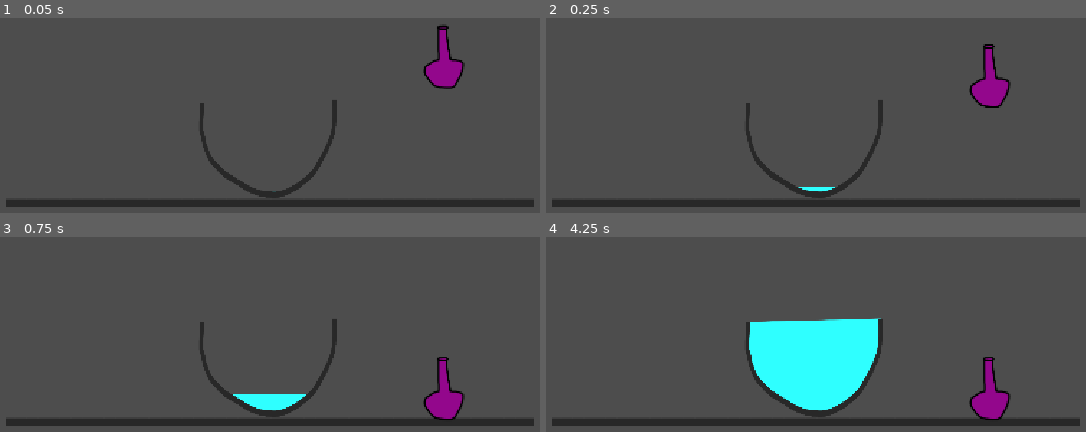
Above: before the commit, frames 1-4 (two rows, left to right).
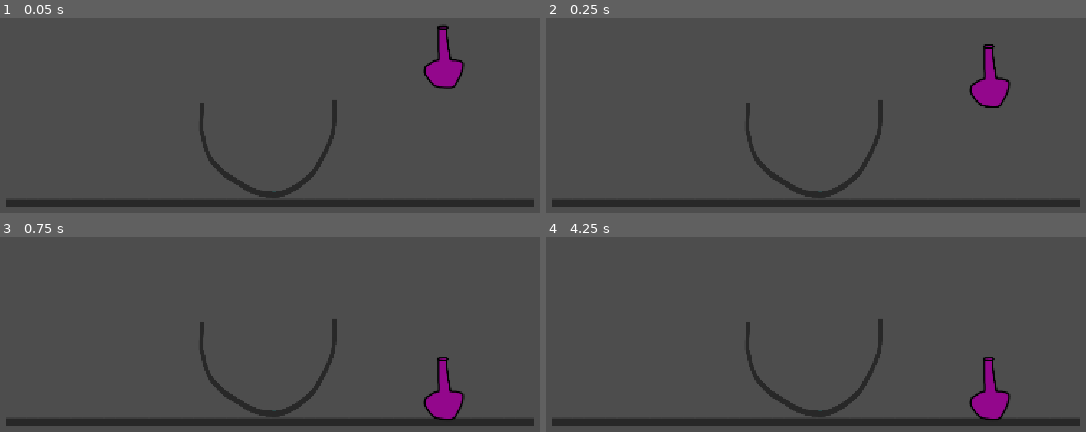
Above: after the commit, the same moments.

Repository: sanicatthedisco/brewing
Game: Godot game, scene res://main.tscn
Two runs of this game, one before a commit and one after it. Both use one fixed random seed, a clock stepped at 60 frames per second and the inputs below.
Inputs (mouse positions are in pixels of both pictures, inside the frame that each line leads up to):
- Up to frame 1 (0.05 s): no input
- Up to frame 2 (0.25 s): no input
- Up to frame 3 (0.75 s): move the mouse to (453, 244) at 0.52 s; click (453, 244) at 0.67 s
- Up to frame 4 (4.25 s): drag from (664, 289) to (988, 389) at 1.27 s; move the mouse to (outside the picture) at 2.02 s; click (outside the picture) at 2.17 s; drag from (783, 357) to (outside the picture) at 2.77 s; move the mouse to (1064, 334) at 3.52 s; click (1064, 334) at 3.67 s

Frame 1 is identical in both runs. In frame 2, 0.1% of the frame differs, in the area x 46-54%, y 86-89%; in frame 3, 0.8%; in frame 4, 9.0%, in the area x 37-63%, y 41-89%.

Commit message:
Pouring finished

Diff:
--- a/Objects/Bowl/Bowl.tscn
+++ b/Objects/Bowl/Bowl.tscn
@@ -5,7 +5,7 @@
 [ext_resource type="Texture2D" uid="uid://5ogxecds3hft" path="res://Assets/Sprites/bowl.png" id="3_a75se"]
 
 [sub_resource type="RectangleShape2D" id="RectangleShape2D_ueyfw"]
-size = Vector2(386, 330)
+size = Vector2(226, 436)
 
 [sub_resource type="RectangleShape2D" id="RectangleShape2D_54r1u"]
 size = Vector2(392, 276)
@@ -22,7 +22,8 @@
 offset_left = -190.0
 offset_top = 128.0
 offset_right = 194.0
-offset_bottom = 484.0
+offset_bottom = 390.0
+mouse_filter = 2
 color = Color(0.18431373, 1, 1, 1)
 
 [node name="Exterior" type="Sprite2D" parent="." unique_id=1980966930]
@@ -31,7 +32,7 @@
 [node name="PourZone" type="Area2D" parent="." unique_id=65261691]
 
 [node name="CollisionShape2D" type="CollisionShape2D" parent="PourZone" unique_id=210727465]
-position = Vector2(3, -301)
+position = Vector2(1, -248)
 shape = SubResource("RectangleShape2D_ueyfw")
 
 [node name="PhysicsCollider" type="CollisionShape2D" parent="." unique_id=1929476826]
--- a/Objects/Bowl/bowl.gd
+++ b/Objects/Bowl/bowl.gd
@@ -1,18 +1,51 @@
-extends Node2D
+class_name Bowl
+extends StaticBody2D
 
 @export var capacity := 100.0
-@export var fill := 0.0:
-	set(value):
-		fill = clampf(value, 0.0, capacity)
-		_update_liquid()
+@export var fill := 0.0
 
+@onready var mask: Sprite2D = $Mask
 @onready var liquid: ColorRect = $Mask/Liquid
 @onready var full_y := liquid.position.y
+
+var floor_rows = PackedInt32Array()
+
+func _ready():
+	_build_floor_map()
 
 func _update_liquid():
 	if not is_node_ready():
 		return
 	liquid.position.y = full_y - liquid.size.y * (fill / capacity)
 
-func _process(delta):
-	fill += 0.3
+func add_liquid(amount):
+	fill += amount
+	fill = clamp(fill, 0, capacity)
+	_update_liquid()
+
+# Deal with pouring animation
+func _build_floor_map():
+	var img := mask.texture.get_image()
+	floor_rows.resize(img.get_width())
+	for x in img.get_width():
+		floor_rows[x] = -1                       # -1 means "no interior in this column"
+		for y in range(img.get_height() - 1, -1, -1):   # scan bottom to top
+			if img.get_pixel(x, y).a > 0.5:
+				floor_rows[x] = y
+				break
+
+func get_liquid_surface_y():
+	return liquid.global_position.y
+
+func get_landing_y(world_x: float) -> float:
+	# world x -> pixel column in the texture
+	var local_x := mask.to_local(Vector2(world_x, 0.0)).x
+	var col := int(local_x + mask.texture.get_width() * 0.5)
+	if col < 0 or col >= floor_rows.size() or floor_rows[col] < 0:
+		return get_liquid_surface_y()
+
+	# pixel row -> world y
+	var floor_local_y = floor_rows[col] - mask.texture.get_height() * 0.5
+	var floor_world_y := mask.to_global(Vector2(0.0, floor_local_y)).y
+
+	return minf(get_liquid_surface_y(), floor_world_y)
--- a/Objects/Ingredients/Draggable/draggable.gd
+++ b/Objects/Ingredients/Draggable/draggable.gd
@@ -27,7 +27,6 @@
 				_end_dragging()
 
 func _begin_dragging():
-	print("begin dragging")
 	# Must freeze rigidbody physics
 	dragging = true
 	freeze = true
--- a/Objects/Ingredients/Pourable/Pourable.tscn
+++ b/Objects/Ingredients/Pourable/Pourable.tscn
@@ -3,7 +3,22 @@
 [ext_resource type="PackedScene" uid="uid://cmyi2np3k5aa4" path="res://Objects/Ingredients/Draggable/Draggable.tscn" id="1_base"]
 [ext_resource type="Script" uid="uid://dyohy1r1rfmx7" path="res://Objects/Ingredients/Pourable/pourable.gd" id="1_wy2w8"]
 
+[sub_resource type="CircleShape2D" id="CircleShape2D_ueyfw"]
+radius = 6.0
+
 [node name="Pourable" unique_id=804989589 instance=ExtResource("1_base")]
 script = ExtResource("1_wy2w8")
 pour_angle = -90.0
 upright_angle = 0.0
+fill_rate = 30.0
+
+[node name="Stream" type="Line2D" parent="." index="3" unique_id=433070587]
+top_level = true
+width = 6.0
+default_color = Color(0.1764706, 1, 1, 1)
+
+[node name="Spout" type="Area2D" parent="." index="4" unique_id=340729584]
+position = Vector2(-4, -45)
+
+[node name="CollisionShape2D" type="CollisionShape2D" parent="Spout" index="0" unique_id=1239951923]
+shape = SubResource("CircleShape2D_ueyfw")
--- a/Objects/Ingredients/Pourable/pourable.gd
+++ b/Objects/Ingredients/Pourable/pourable.gd
@@ -2,36 +2,79 @@
 
 @export var pour_angle := -90.0
 @export var upright_angle := 0.0
+@export var fill_rate := 30.0
+
 var pouring := false
 var pour_dir := 1
+
+var max_stream_y: float
+var stream_fall_speed := 500.0
+var stream_made_contact := false
+
+var pour_target: Bowl = null
+
+@onready var stream: Line2D = $Stream
+@onready var spout: Area2D = $Spout
 
 func _ready():
 	super()
 	detector.area_entered.connect(_on_area_entered)
-	detector.area_exited.connect(_on_area_exited)
+	spout.area_exited.connect(_on_area_exited)
+
 
 func _physics_process(delta):
 	super(delta)
 	if dragging:
 		if pouring:
 			rotation = lerp_angle(rotation, pour_angle * pour_dir, 0.1)
+			if abs(rotation_degrees) > abs(pour_angle) * 0.8:
+				_update_stream(delta)
+				if stream_made_contact:
+					pour_target.add_liquid(fill_rate * delta)
 		else:
 			rotation = lerp_angle(rotation, upright_angle, 0.1)
 
+func _update_stream(delta):
+	var stream_y: float
+	var surf_y = pour_target.get_landing_y(spout.global_position.x)
+	if not stream_made_contact:
+		max_stream_y += stream_fall_speed * delta;
+		stream_y = minf(maxf(max_stream_y, spout.global_position.y), surf_y)
+		if stream_y >= surf_y:
+			stream_made_contact = true
+	else:
+		stream_y = surf_y
+
+	stream.clear_points()
+	stream.add_point(spout.global_position)
+	stream.add_point(Vector2(spout.global_position.x, stream_y))
+
+func _begin_pouring(target: Bowl):
+	pouring = true
+	pour_target = target
+	max_stream_y = spout.global_position.y
+	stream_made_contact = false
+	# Change pouring direction based on entered side
+	if global_position.x < pour_target.global_position.x:
+		pour_dir = -1
+	else:
+		pour_dir = 1
+
+func _end_pouring():
+	pouring = false
+	pour_target = null
+	stream.clear_points()
 
 func _on_area_entered(area: Area2D):
 	if area.name == "PourZone" and dragging:
-		pouring = true
-		if global_position.x < area.global_position.x:
-			pour_dir = -1
-		else:
-			pour_dir = 1
+		_begin_pouring(area.get_parent())
 
 func _on_area_exited(area):
 	if area.name == "PourZone" and dragging:
-		pouring = false
+		_end_pouring()
+
 
 func _end_dragging():
 	rotation = upright_angle
-	pouring = false
+	_end_pouring()
 	super()
--- a/main.tscn
+++ b/main.tscn
@@ -15,5 +15,6 @@
 [node name="Pourable" parent="." unique_id=804989589 instance=ExtResource("3_h2yge")]
 position = Vector2(815, 336)
 lock_rotation = false
-pour_angle = -90.0
-upright_angle = 0.0
+pour_angle = null
+upright_angle = null
+fill_rate = null
